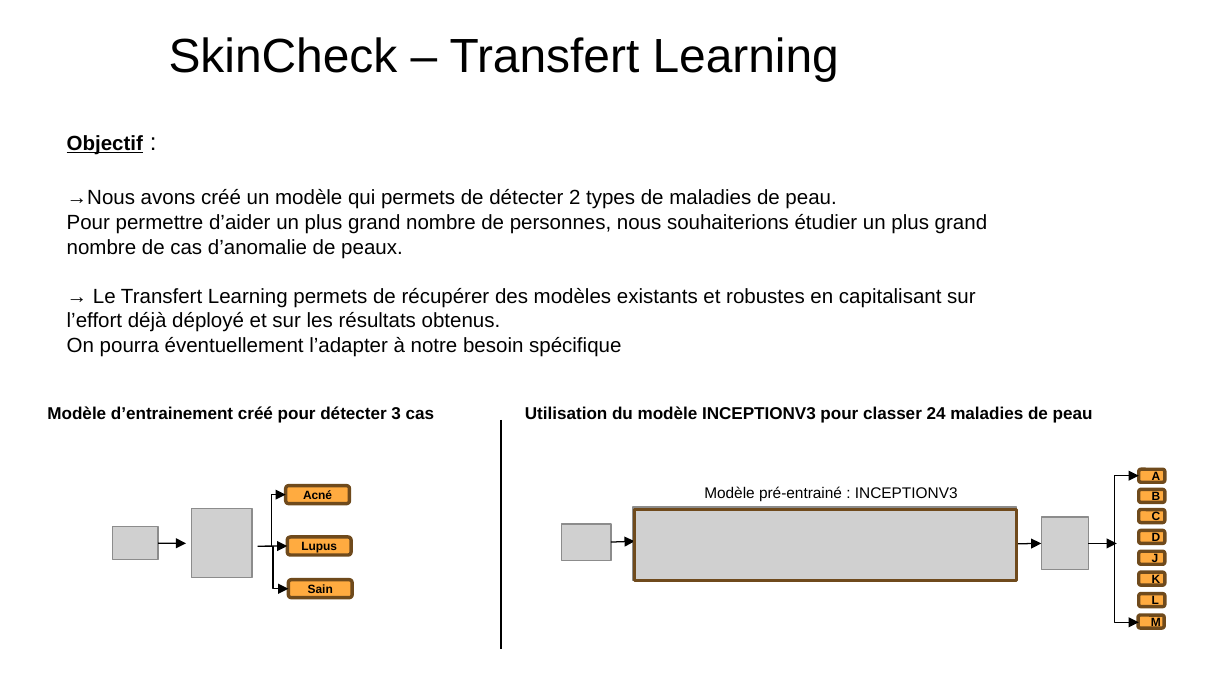
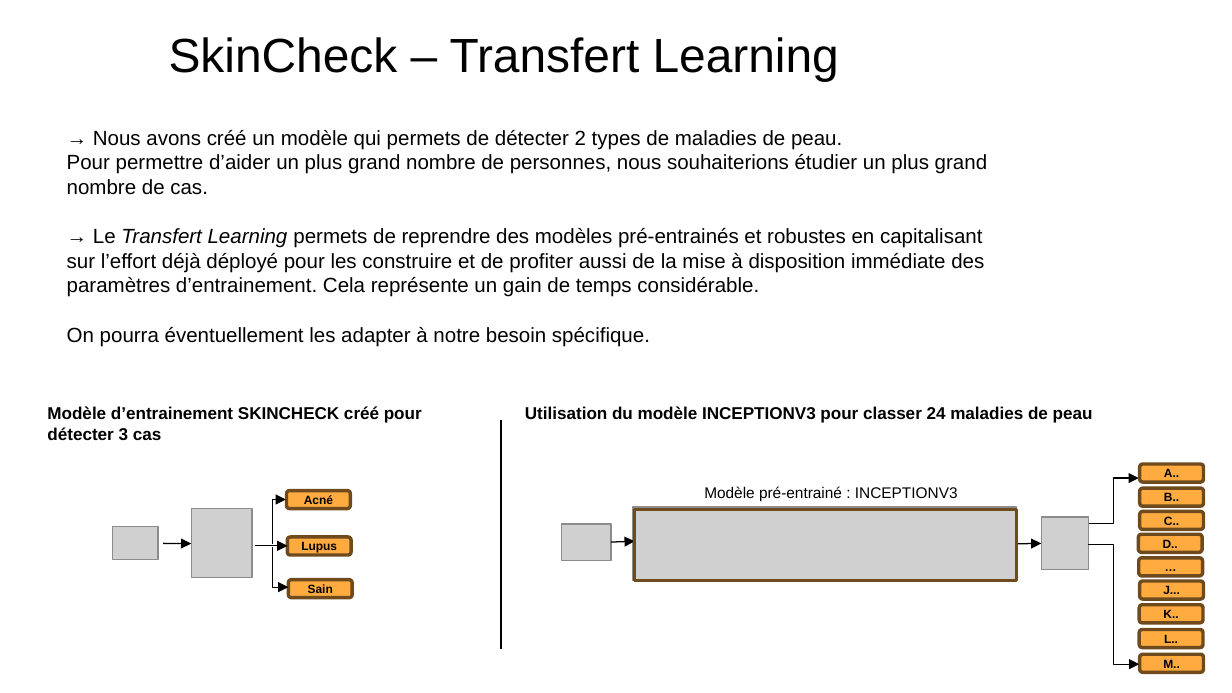
Before and after one commit to dourmiah/skincheck, a slide deck: slide 1 of admin/skin_project_Transfert_Learning.pptx. Drawn at 1232x693 pixels with LibreOffice and Linux fonts; fonts in the diff are those of the drawing; grey boxes stand for pictures; background and template pictures are left out. Boxes give left, top, right and bottom in pixels: in the first picture for what was removed or moved away, otherwise in the second. Text is boxed around its words. In the diff, an @@ line names an element or a change of style, - is before the commit and + after.

Commit message:
rev.3

```diff
--- a/admin/skin_project_Transfert_Learning.pptx
+++ b/admin/skin_project_Transfert_Learning.pptx
@@ text at (67, 130, 987, 347): text changed @@
-Objectif :
-→Nous avons créé un modèle qui permets de détecter 2 types de maladies de peau.
-Pour permettre d’aider un plus grand nombre de personnes, nous souhaiterions étudier un plus grand nombre de cas d’anomalie de peaux.
-→ Le Transfert Learning permets de récupérer des modèles existants et robustes en capitalisant sur l’effort déjà déployé et sur les résultats obtenus.
-On pourra éventuellement l’adapter à notre besoin spécifique
+→ Nous avons créé un modèle qui permets de détecter 2 types de maladies de peau.
+Pour permettre d’aider un plus grand nombre de personnes, nous souhaiterions étudier un plus grand nombre de cas.
+→ Le Transfert Learning permets de reprendre des modèles pré-entrainés et robustes en capitalisant sur l’effort déjà déployé pour les construire et de profiter aussi de la mise à disposition immédiate des paramètres d’entrainement. Cela représente un gain de temps considérable.
+On pourra éventuellement les adapter à notre besoin spécifique.
@@ text at (47, 406, 422, 440): text changed @@
-Modèle d’entrainement créé pour détecter 3 cas
+Modèle d’entrainement SKINCHECK créé pour détecter 3 cas
@@ elbow arrow moved from (1114, 516) - (1138, 476) to (1088, 524) - (1138, 478) @@
@@ rounded rectangle "A..": place and size @@
-rounded rectangle "A.." at (1138, 469, 1164, 483)
+rounded rectangle "A.." at (1140, 464, 1204, 483)
@@ text in rounded rectangle at (1164, 468, 1179, 477): text changed @@
-A
+A..
@@ elbow arrow moved from (257, 546) - (286, 495) to (272, 545) - (286, 500) @@
@@ rounded rectangle "Acné": place and size @@
-rounded rectangle "Acné" at (286, 485, 350, 504)
+rounded rectangle "Acné" at (287, 490, 351, 509)
@@ rounded rectangle "B..": place and size @@
-rounded rectangle "B.." at (1138, 489, 1164, 503)
+rounded rectangle "B.." at (1140, 488, 1204, 506)
@@ text in rounded rectangle at (1164, 492, 1179, 501): text changed @@
-B
+B..
@@ rounded rectangle "D..": place and size @@
-rounded rectangle "D.." at (1138, 531, 1164, 545)
+rounded rectangle "D.." at (1138, 535, 1202, 553)
@@ rounded rectangle "C..": place and size @@
-rounded rectangle "C.." at (1138, 510, 1164, 524)
+rounded rectangle "C.." at (1140, 511, 1204, 530)
@@ text in rounded rectangle at (1163, 539, 1178, 548): text changed @@
-D
+D..
@@ text in rounded rectangle at (1164, 516, 1179, 525): text changed @@
-C
+C..
@@ arrow moved from (158, 543) - (186, 543) to (163, 543) - (191, 543) @@
@@ elbow arrow moved from (257, 546) - (288, 589) to (272, 547) - (288, 588) @@
@@ elbow arrow moved from (1114, 515) - (1138, 622) to (1088, 545) - (1140, 664) @@
@@ arrow removed from (1088, 543) to (1116, 543) @@
@@ rounded rectangle added at (1138, 558, 1202, 577), fill #FFAB40, outline #704B1C 2 pt, 7 pt, text #000000, bold @@
+…
@@ rounded rectangle "J...": place and size @@
-rounded rectangle "J..." at (1138, 552, 1164, 565)
+rounded rectangle "J..." at (1140, 582, 1204, 600)
@@ text in rounded rectangle at (1163, 585, 1180, 594): text changed @@
-J
+J...
@@ rounded rectangle "K..": place and size @@
-rounded rectangle "K.." at (1138, 572, 1164, 585)
+rounded rectangle "K.." at (1140, 605, 1204, 623)
@@ text in rounded rectangle at (1163, 609, 1178, 618): text changed @@
-K
+K..
@@ rounded rectangle "L..": place and size @@
-rounded rectangle "L.." at (1138, 594, 1164, 607)
+rounded rectangle "L.." at (1140, 630, 1204, 648)
@@ rounded rectangle "M..": place and size @@
-rounded rectangle "M.." at (1138, 615, 1164, 628)
+rounded rectangle "M.." at (1140, 654, 1204, 673)
@@ text in rounded rectangle at (1163, 659, 1180, 668): text changed @@
-M
+M..
@@ text in rounded rectangle at (1164, 634, 1178, 643): text changed @@
-L
+L..
```
